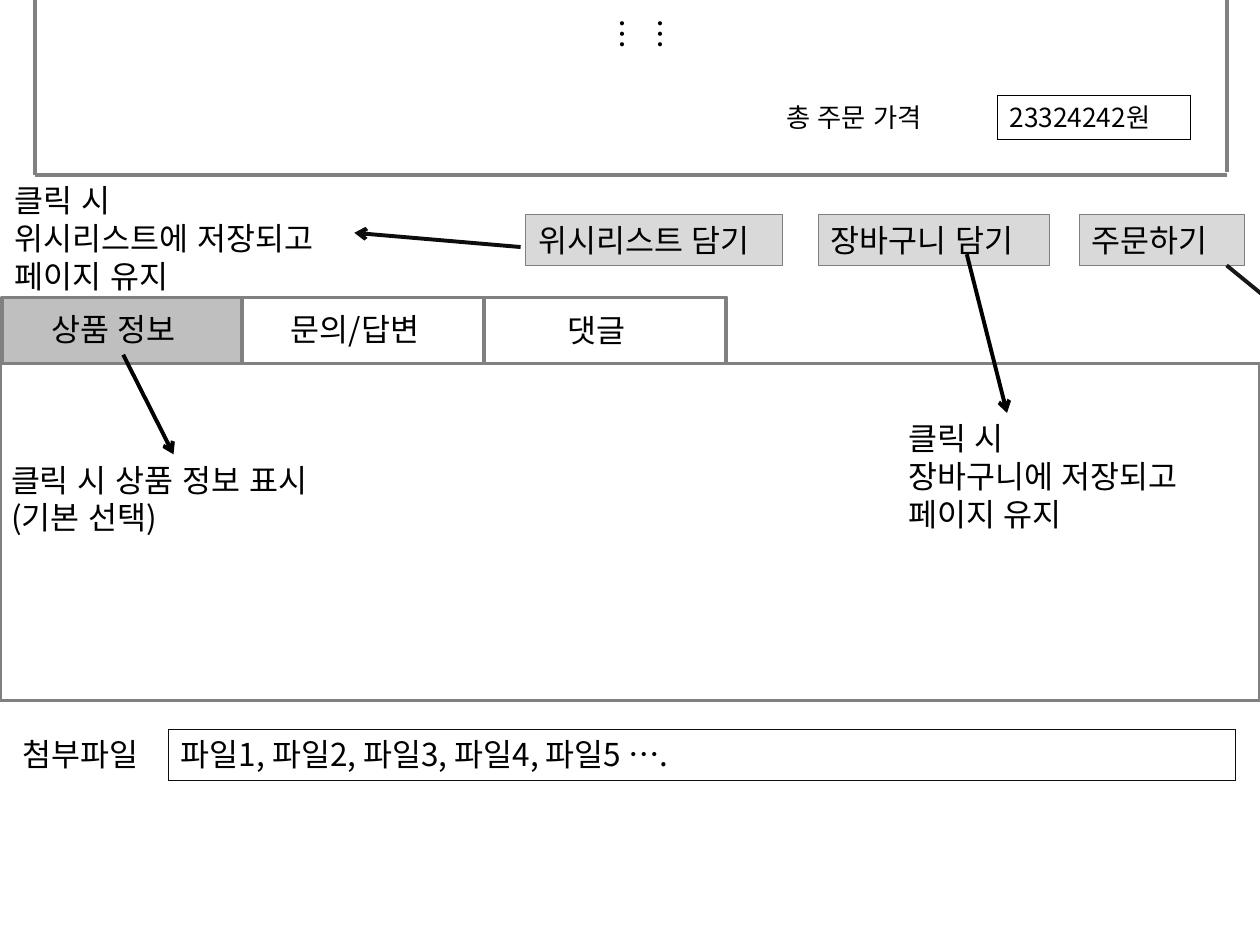
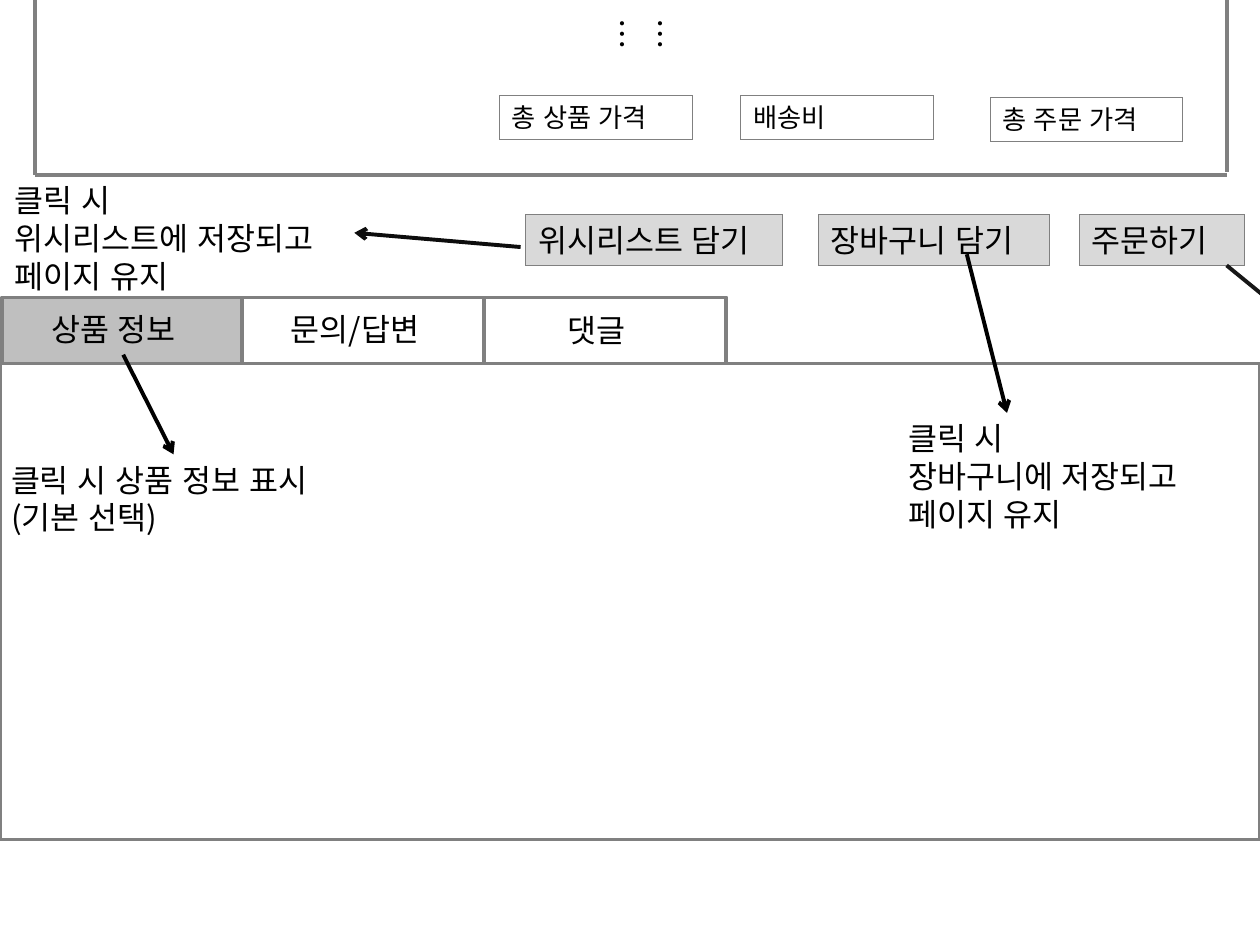
Before and after one commit to rosangels2/market, a slide deck: slide 12 of 포트폴리오/스토리보드/스토리보드.pptx. Drawn at 1260x945 pixels with LibreOffice and Linux fonts; fonts in the diff are those of the drawing. Boxes give left, top, right and bottom in pixels: in the first picture for what was removed or moved away, otherwise in the second. Text is boxed around its words. In the diff, an @@ line names an element or a change of style, - is before the commit and + after.

Commit message:
상품 정보/문의/댓글 화면 구현

```diff
--- a/포트폴리오/스토리보드/스토리보드.pptx
+++ b/포트폴리오/스토리보드/스토리보드.pptx
@@ rectangle added at bbox=[499, 96, 692, 140], outline #808080 0.75 pt, 15 pt, text #000000 @@
+총 상품 가격
@@ rectangle added at bbox=[741, 96, 934, 140], outline #808080 0.75 pt, 15 pt, text #000000 @@
+배송비
@@ rectangle "총 주문 가격": place and size @@
-rectangle "총 주문 가격" at bbox=[786, 105, 921, 129]
+rectangle "총 주문 가격" at bbox=[990, 97, 1183, 141]
@@ rectangle "총 주문 가격" at bbox=[990, 97, 1183, 141]: outline none to #808080 0.75 pt @@
@@ rectangle removed at bbox=[997, 96, 1189, 140] @@
-23324242원
@@ rectangle: place and size @@
-rectangle at bbox=[0, 363, 1260, 701]
+rectangle at bbox=[0, 363, 1260, 839]
@@ text removed at bbox=[22, 739, 138, 769] @@
-첨부파일
@@ rectangle removed at bbox=[169, 730, 1236, 780] @@
-파일1, 파일2, 파일3, 파일4, 파일5 ….
```
Also in this commit, not shown: 5 other slides changed, 1 slide added, 4 other files.
